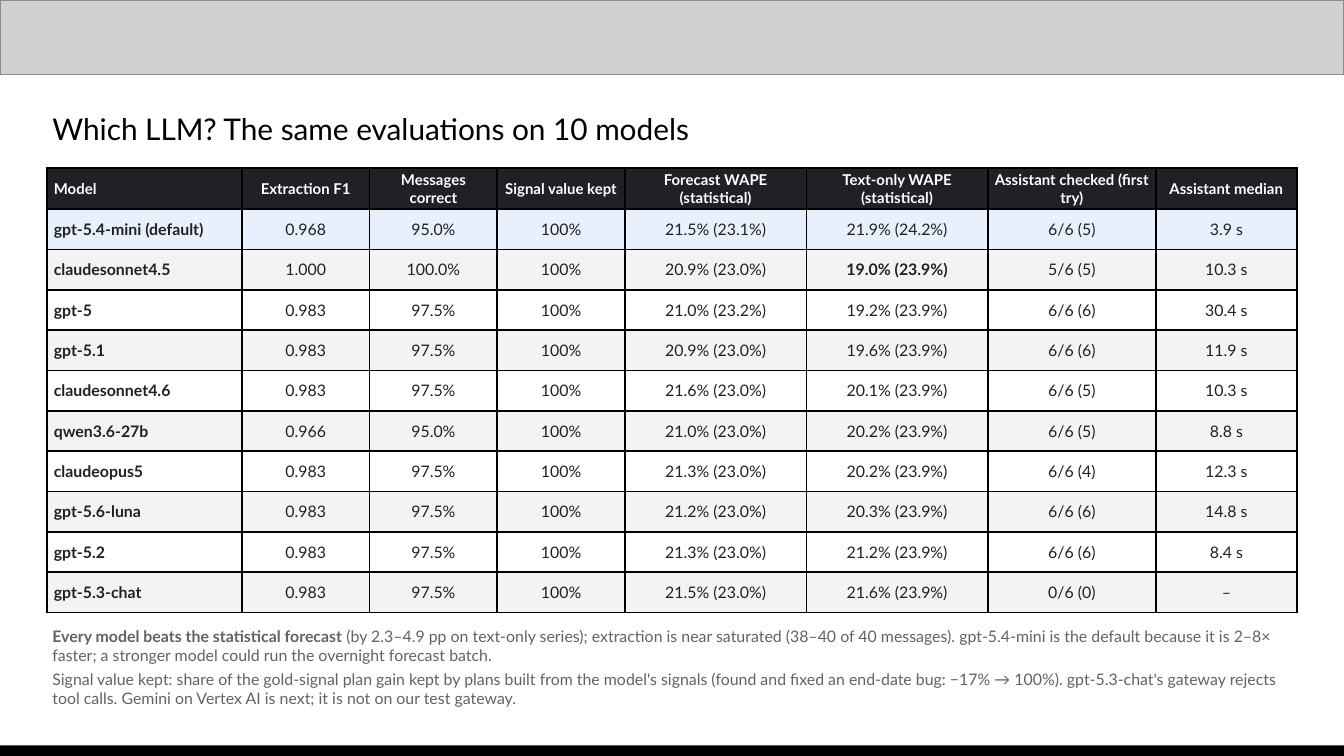
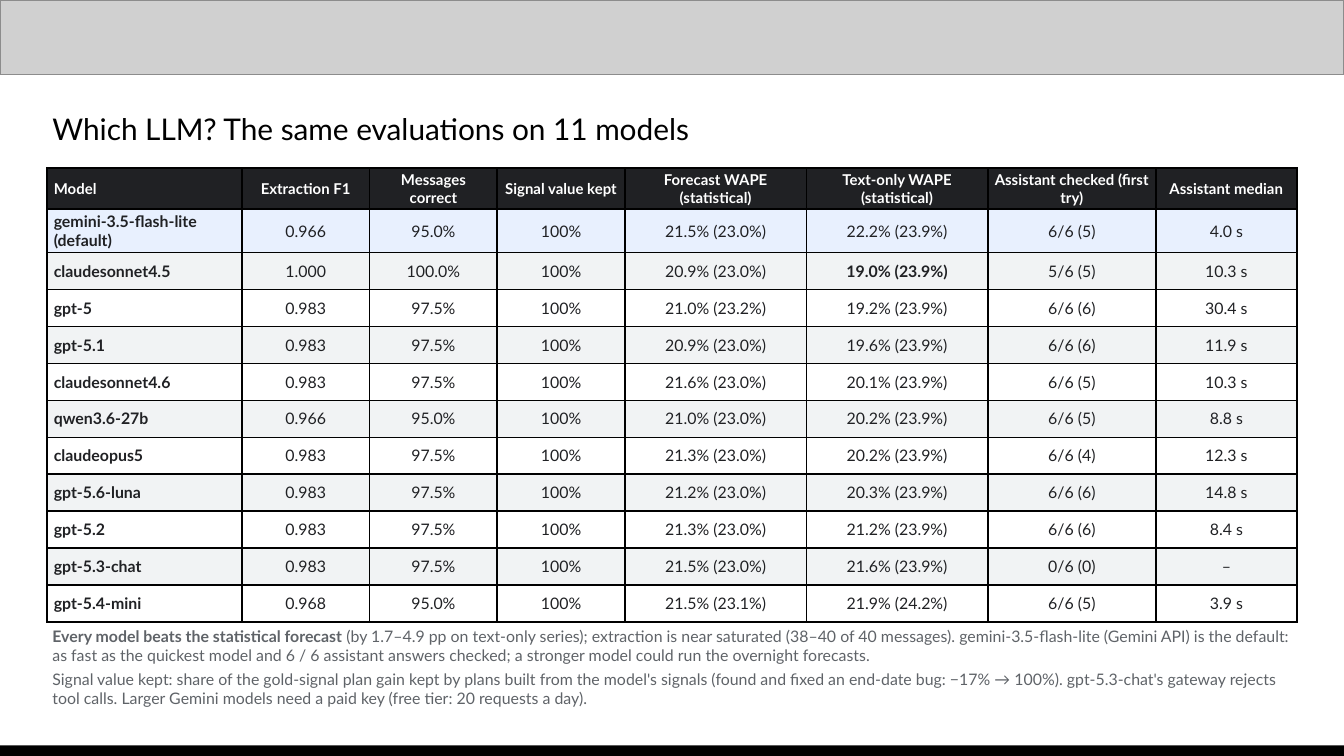
Before and after one commit to Xhahat/inventory-rescue, a slide deck: slide 12 of docs/Inventory_Rescue_AI_Builder_Cup.pptx. Drawn at 1344x756 pixels with LibreOffice and Linux fonts; fonts in the diff are those of the drawing; grey boxes stand for pictures. Boxes give left, top, right and bottom in pixels: in the first picture for what was removed or moved away, otherwise in the second. Text is boxed around its words. In the diff, an @@ line names an element or a change of style, - is before the commit and + after.

Commit message:
Switch LLM to the Gemini API (AI Studio) and local DB to SQLite; drop Docker
- New gemini provider (google-genai with an AI Studio API key), now the default
  when GEMINI_API_KEY is set; default model gemini-3.5-flash-lite.
- Retries with backoff on 408/429/5xx, optional client-side RPM limit
  (GEMINI_RPM) for the free tier, thinking level setting.
- Local database defaults to a SQLite file under var/ (WAL); Cloud SQL stays
  for deployment. Removed docker-compose and initdb.
- deploy.sh can store GEMINI_API_KEY in Secret Manager; otherwise Vertex AI.
- Assistant strips stray control characters from model output.
- README and deck re-measured on Gemini: savings 3.78L / 1.84L vs static /
  tuned rule (120/120 futures), extraction F1 0.966, WAPE 21.5% vs 23.0%,
  assistant 6/6 checked; model comparison now has 11 models.

```diff
--- a/docs/Inventory_Rescue_AI_Builder_Cup.pptx
+++ b/docs/Inventory_Rescue_AI_Builder_Cup.pptx
@@ text at bbox=[52, 118, 689, 141]: text changed @@
-Which LLM? The same evaluations on 10 models
+Which LLM? The same evaluations on 11 models
@@ table at bbox=[47, 168, 1297, 616] @@
-row 2: gpt-5.4-mini (default) | 0.968 | 95.0% | 100% | 21.5% (23.1%) | 21.9% (24.2%) | 6/6 (5) | 3.9 s
+row 2: gemini-3.5-flash-lite (default) | 0.966 | 95.0% | 100% | 21.5% (23.0%) | 22.2% (23.9%) | 6/6 (5) | 4.0 s
+row 12: gpt-5.4-mini | 0.968 | 95.0% | 100% | 21.5% (23.1%) | 21.9% (24.2%) | 6/6 (5) | 3.9 s
@@ text at bbox=[52, 630, 1289, 707]: text changed @@
-Every model beats the statistical forecast (by 2.3–4.9 pp on text-only series); extraction is near saturated (38–40 of 40 messages). gpt-5.4-mini is the default because it is 2–8× faster; a stronger model could run the overnight forecast batch.
-Signal value kept: share of the gold-signal plan gain kept by plans built from the model's signals (found and fixed an end-date bug: −17% → 100%). gpt-5.3-chat's gateway rejects tool calls. Gemini on Vertex AI is next; it is not on our test gateway.
+Every model beats the statistical forecast (by 1.7–4.9 pp on text-only series); extraction is near saturated (38–40 of 40 messages). gemini-3.5-flash-lite (Gemini API) is the default: as fast as the quickest model and 6 / 6 assistant answers checked; a stronger model could run the overnight forecasts.
+Signal value kept: share of the gold-signal plan gain kept by plans built from the model's signals (found and fixed an end-date bug: −17% → 100%). gpt-5.3-chat's gateway rejects tool calls. Larger Gemini models need a paid key (free tier: 20 requests a day).
```
Also in this commit, not shown: 7 other slides changed, 12 other files.
